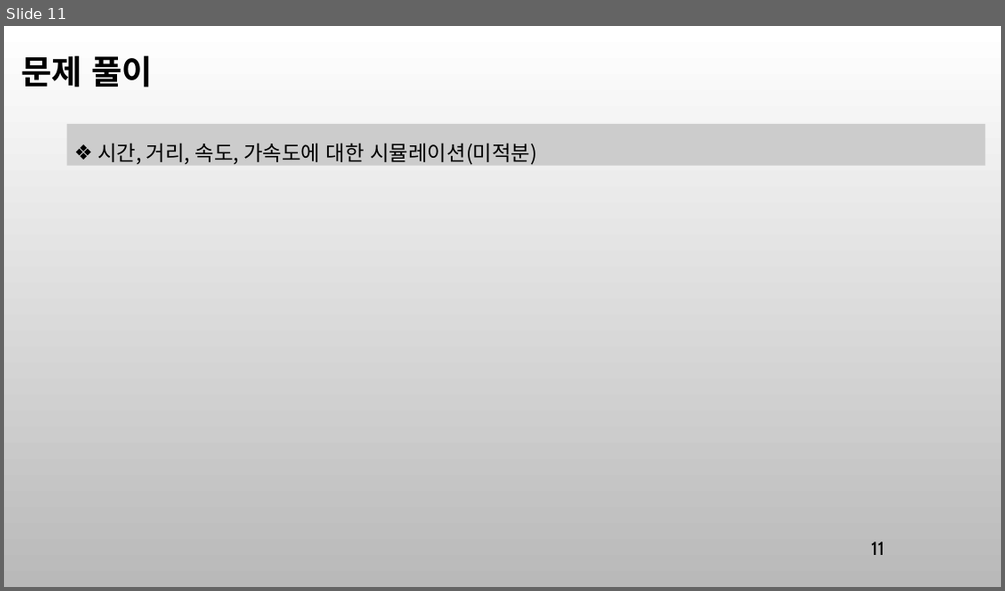
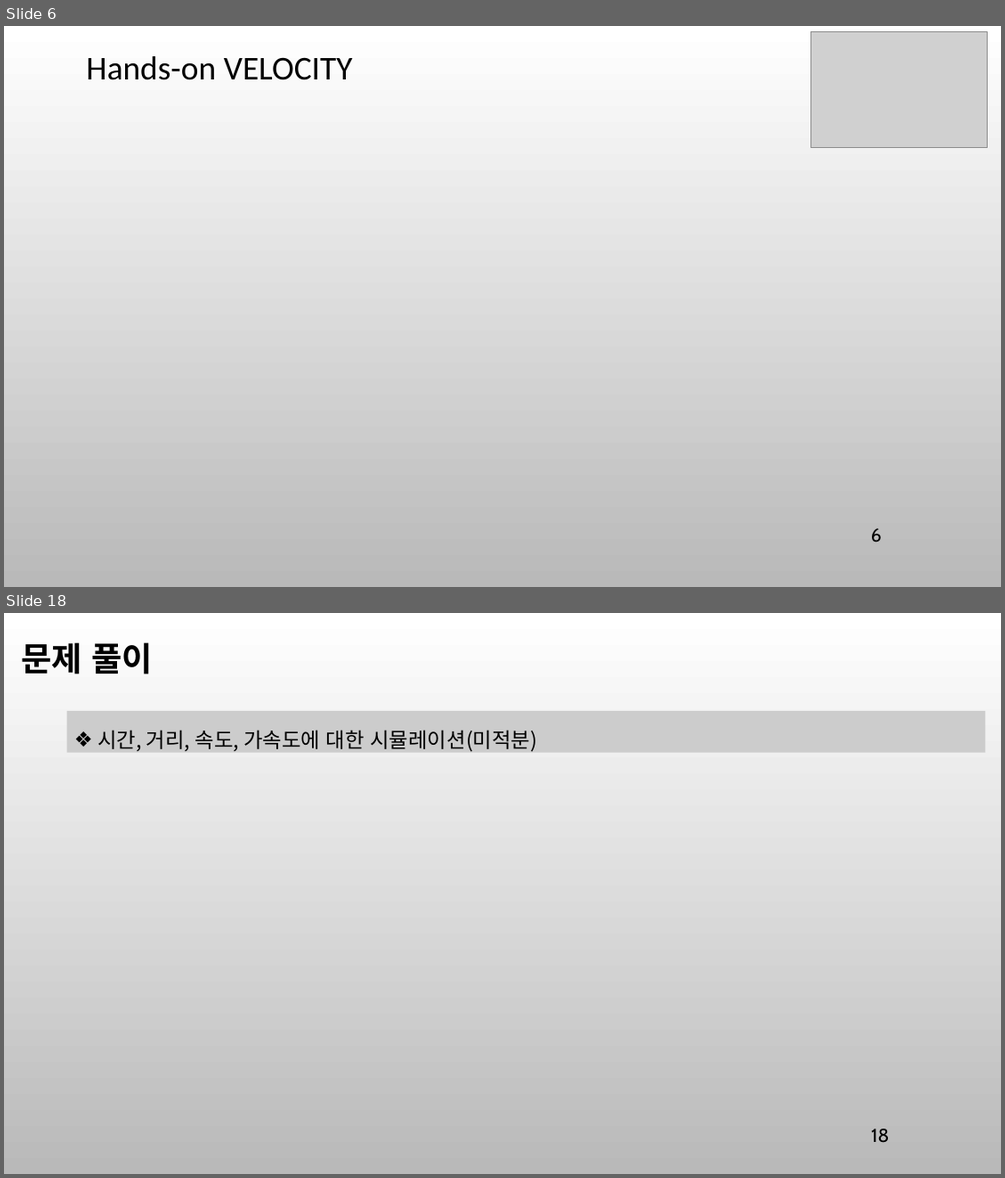
Before and after one commit to ancestor9/mathematics-for-machine-learning, a slide deck: 8_Modeling & Simulation.pptx. Shown one above the other, each under a label of ours: slide 11 before the commit, slides 6 and 18 after it; the slides between them are not shown. The pictures are 1005x591 and 1005x1178 pixels, drawn with LibreOffice and Linux fonts; fonts in the diff are those of the drawing; grey boxes stand for pictures; background and template pictures are left out. Boxes give left, top, right and bottom in pixels: in the first picture for what was removed or moved away, otherwise in the second. Text is boxed around its words. In the diff, an @@ line names an element or a change of style, - is before the commit and + after.

```diff
--- a/8_Modeling & Simulation.pptx
+++ b/8_Modeling & Simulation.pptx
@@ slide 6 added at box(4, 26, 1001, 587), background picture (left out) @@
@@ picture added at box(811, 31, 987, 148) @@
@@ title added at box(86, 56, 353, 80), 32 pt, text #000000 @@
+Hands-on VELOCITY
@@ page number added at box(871, 528, 882, 542), 18 pt, text #000000 @@
+6
@@ what was slide 11 is now slide 18 @@
@@ page number at box(871, 1128, 889, 1143): text changed @@
-11
+18
```
Also in this commit, not shown: 10 slides changed, 7 other slides added, 1 slide removed.
